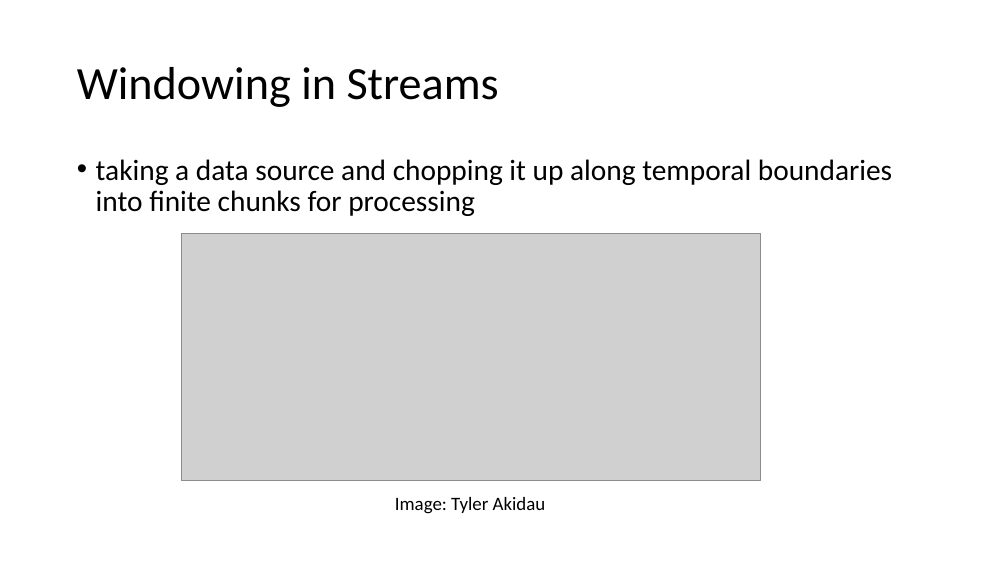
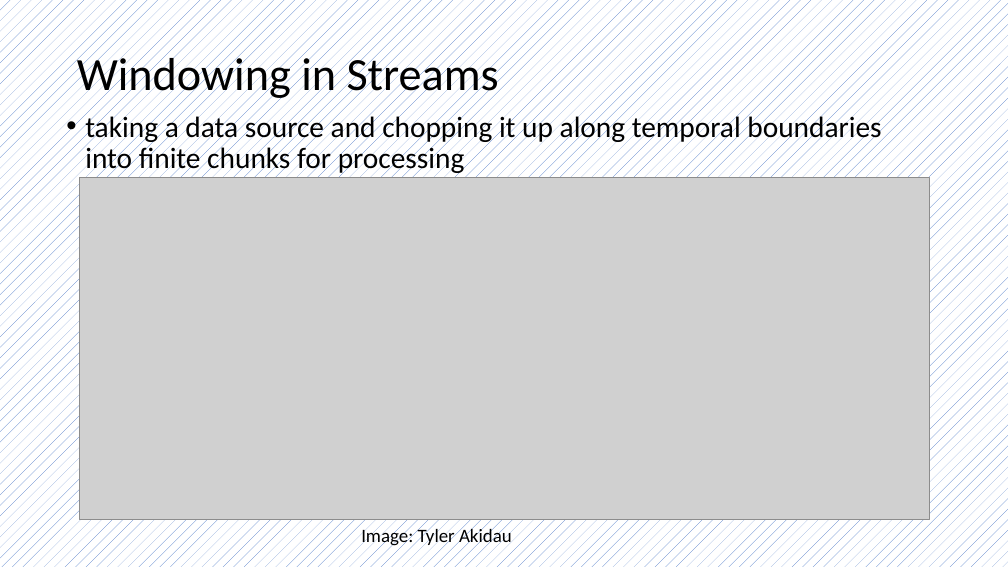
Before and after one commit to binitakaushik18/play-stream-maskingservice, a slide deck: slide 6 of doc/Kafka-Streams-TechConf [Autosaved].pptx. Drawn at 1008x567 pixels with LibreOffice and Linux fonts; fonts in the diff are those of the drawing; grey boxes stand for pictures. Boxes give left, top, right and bottom in pixels: in the first picture for what was removed or moved away, otherwise in the second. Text is boxed around its words. In the diff, an @@ line names an element or a change of style, - is before the commit and + after.

```diff
--- a/doc/Kafka-Streams-TechConf [Autosaved].pptx
+++ b/doc/Kafka-Streams-TechConf [Autosaved].pptx
@@ background #FFFFFF to pattern #4472C4 on #FFFFFF @@
@@ title "Windowing in Streams" rewrapped from [77,67,499,107] to [77,51,499,101] @@
@@ text "taking a data source and ..." rewrapped from [96,159,892,216] to [85,112,881,176] @@
@@ picture: place and size @@
-picture at [181,234,761,481]
+picture at [79,178,929,520]
@@ text "Image: Tyler Akidau" rewrapped from [395,497,546,514] to [361,526,512,547] @@
```
Also in this commit, not shown: 9 other slides changed, 5 slides added, 4 other files.
